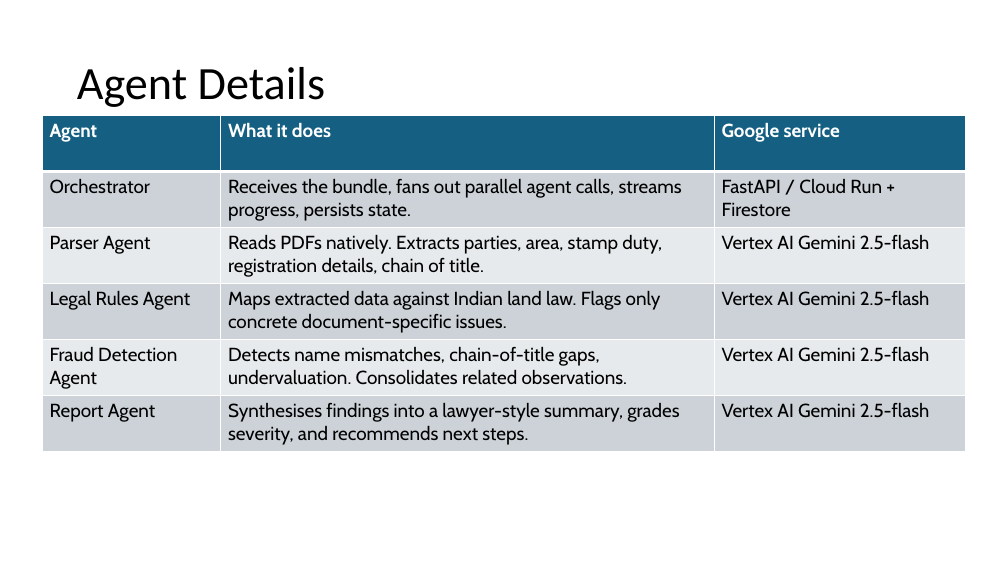
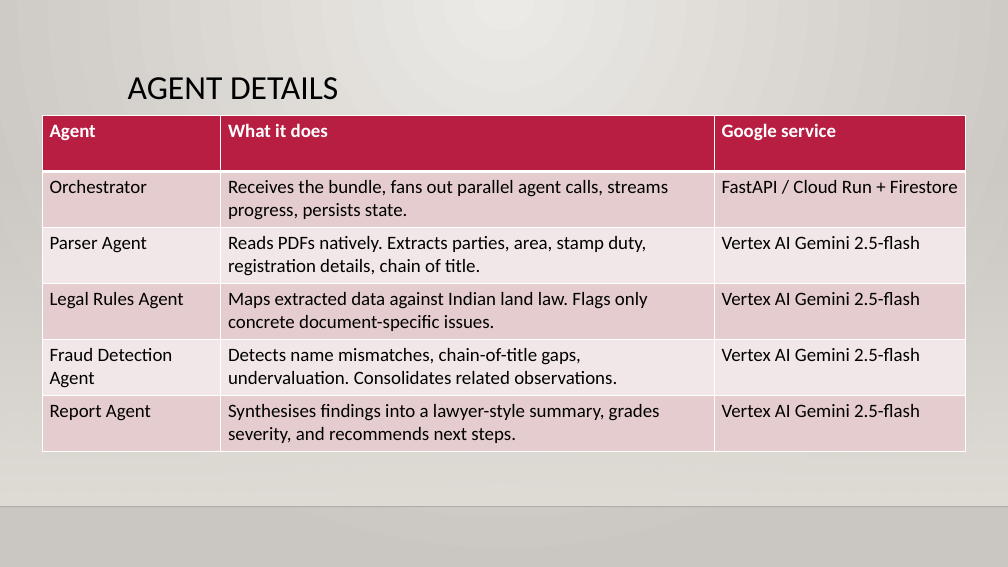
Before and after one commit to abhi88000/land-fraud-detection, a slide deck: slide 8 of docs/deck/Landshield-Deck.pptx. Drawn at 1008x567 pixels with LibreOffice and Linux fonts; fonts in the diff are those of the drawing; background and template pictures are left out. Boxes give left, top, right and bottom in pixels: in the first picture for what was removed or moved away, otherwise in the second. Text is boxed around its words. In the diff, an @@ line names an element or a change of style, - is before the commit and + after.

Commit message:
style(deck): apply professional navy+slate+gold palette and auto-apply Gallery theme

```diff
--- a/docs/deck/Landshield-Deck.pptx
+++ b/docs/deck/Landshield-Deck.pptx
@@ background #FFFFFF to gradient #ECEAE7 to #CAC7C1 @@
@@ title "AGENT DETAILS" at (128,77,338,100): vertical alignment middle to top @@
@@ title at (128,77,338,100): text changed; size 44 to 32 pt @@
-Agent Details
+AGENT DETAILS
@@ table at (42,116,966,451) @@
@@ fill #156082 to #B71E42 in row 1 @@
@@ fill #CCD2D8 to #E6CDCF in 9 cells @@
@@ fill #E8EAED to #F3E8E9 in 6 cells @@
@@ font Cabin to Calibri @@
@@ rectangle added at (0,167,1008,507), fill gradient #DFDBD5 @@
@@ line added from (120, 153) to (915, 153), #B71E42 2.5 pt @@
@@ line added from (0, 507) to (1008, 507), #000001 1 pt @@
```
Also in this commit, not shown: 11 other slides changed, 1 other file.
